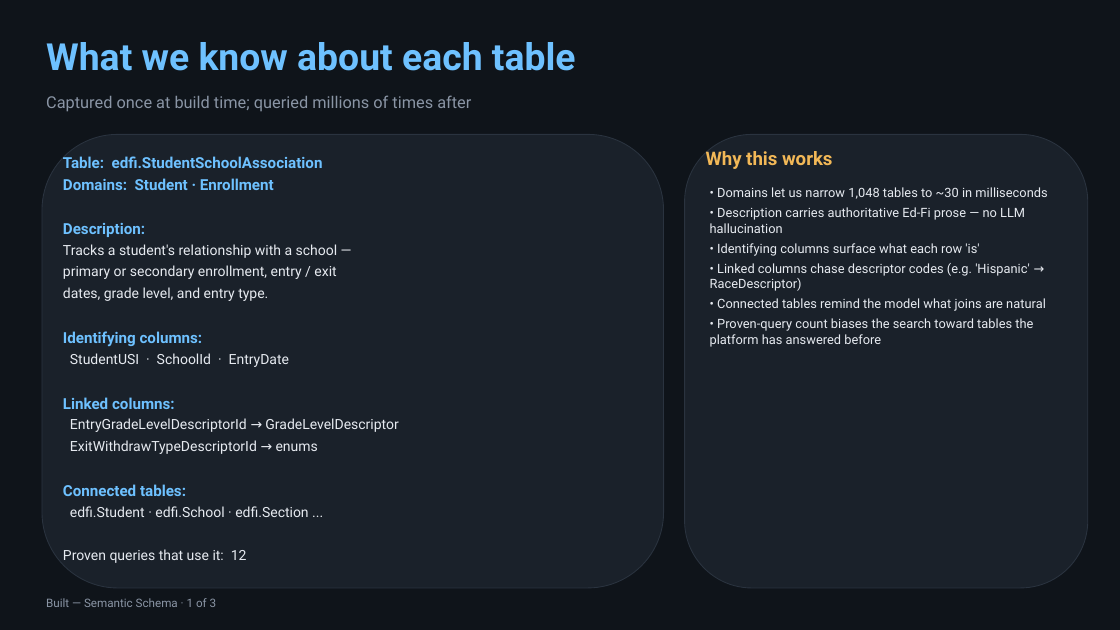
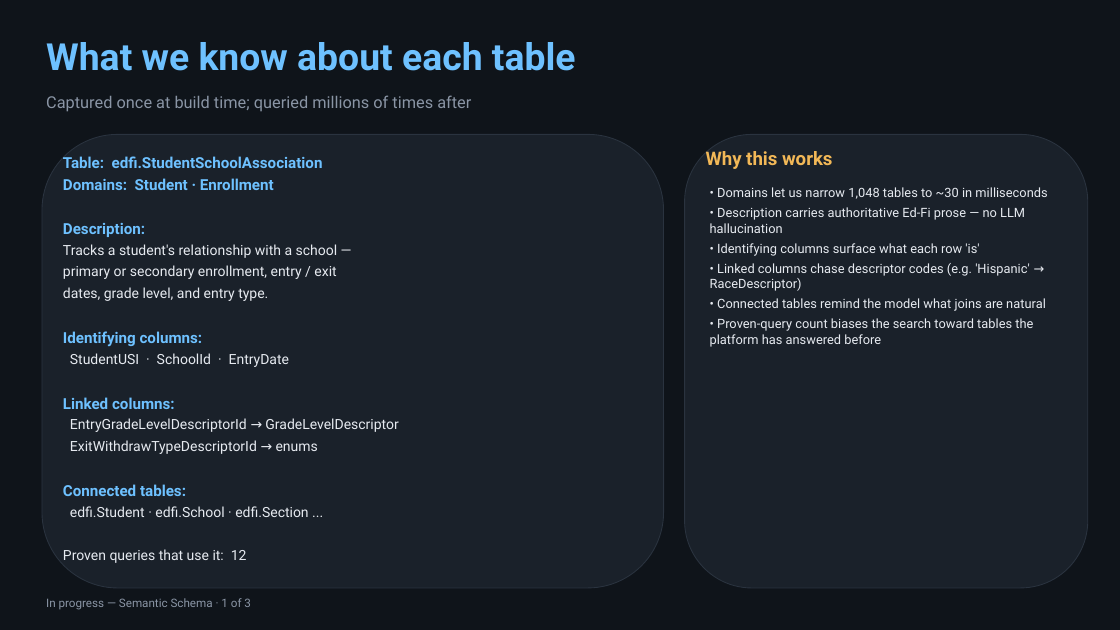
Before and after one commit to bharatmohanthakur/heavy_text2sql, a slide deck: slide 8 of docs/architecture_deck.pptx (slide 6 before the commit). Drawn at 1120x630 pixels with LibreOffice and Linux fonts; fonts in the diff are those of the drawing. Boxes give left, top, right and bottom in pixels: in the first picture for what was removed or moved away, otherwise in the second. Text is boxed around its words. In the diff, an @@ line names an element or a change of style, - is before the commit and + after.

```diff
--- a/docs/architecture_deck.pptx
+++ b/docs/architecture_deck.pptx
@@ text at (46, 598, 251, 610): text changed @@
-Built — Semantic Schema · 1 of 3
+In progress — Semantic Schema · 1 of 3
```
Also in this commit, not shown: 9 other slides changed, 2 slides added, 1 other file.
